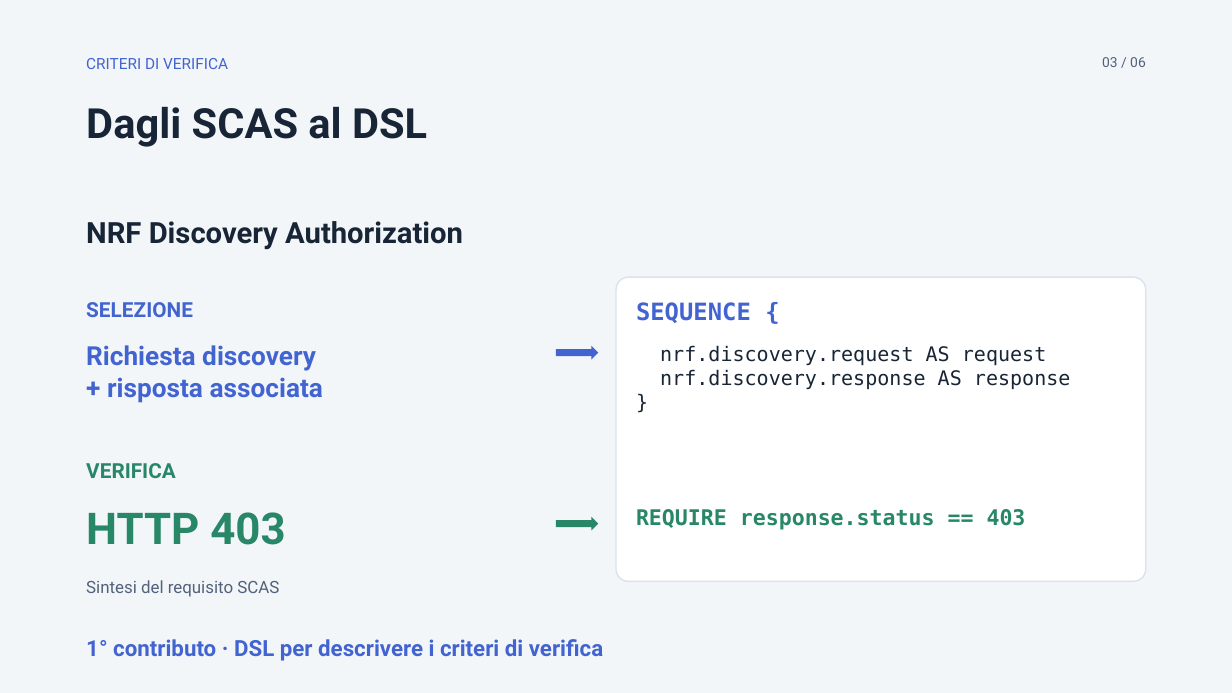
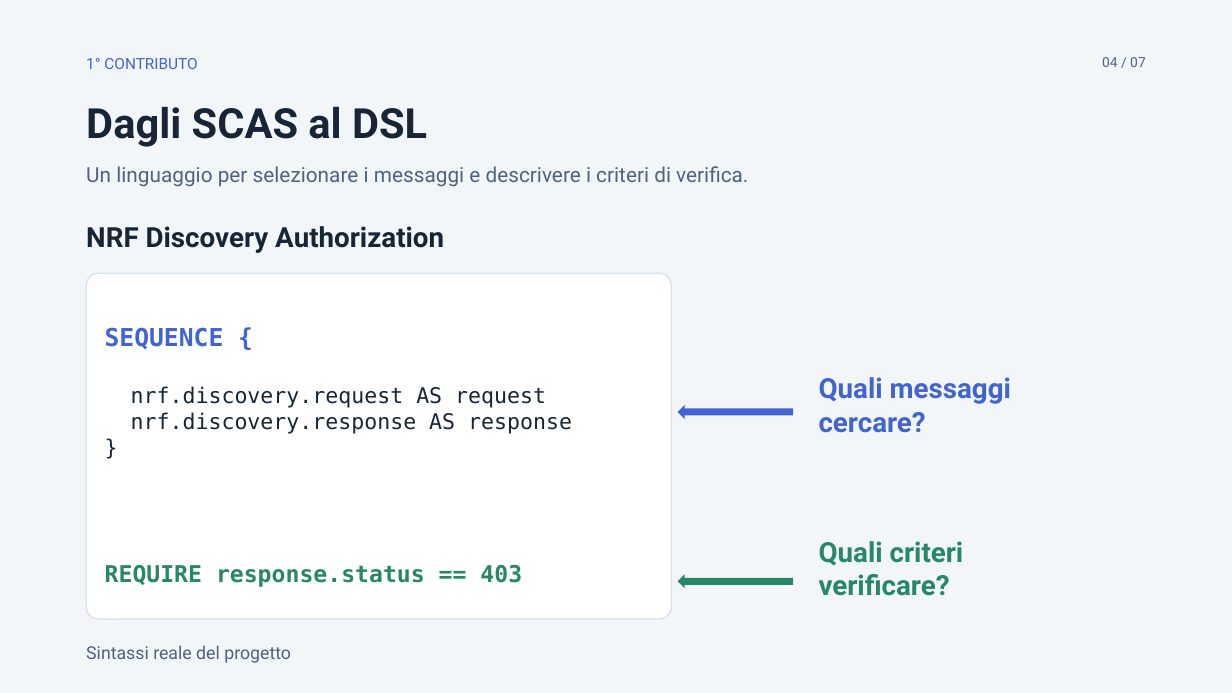
Before and after one commit to desila23/5g-security-assurance-thesis, a slide deck: slide 4 of 5g-thesis-presentation-5min/tesi-5min-statico.pptx (slide 3 before the commit). Drawn at 1232x693 pixels with LibreOffice and Linux fonts; fonts in the diff are those of the drawing. Boxes give left, top, right and bottom in pixels: in the first picture for what was removed or moved away, otherwise in the second. Text is boxed around its words. In the diff, an @@ line names an element or a change of style, - is before the commit and + after.

```diff
--- a/5g-thesis-presentation-5min/tesi-5min-statico.pptx
+++ b/5g-thesis-presentation-5min/tesi-5min-statico.pptx
@@ text at (86,58,197,69): text changed @@
-CRITERI DI VERIFICA
+1° CONTRIBUTO
@@ text at (1102,57,1146,67): text changed @@
-03 / 06
+04 / 07
@@ text added at (86,166,748,187), 20.2 pt, text #52627B @@
+Un linguaggio per selezionare i messaggi e descrivere i criteri di verifica.
@@ text "NRF Discovery Authorization" at (86,226,444,253): size 28.5 to 27 pt @@
@@ rounded rectangle: place and size @@
-rounded rectangle at (616,277,1146,581)
+rounded rectangle at (86,273,672,619)
@@ rounded rectangle at (86,273,672,619): proportions changed @@
@@ text removed at (86,302,193,317) @@
-SELEZIONE
@@ text "SEQUENCE {": place and size @@
-text "SEQUENCE {" at (636,302,751,323)
+text "SEQUENCE {" at (105,327,224,349)
@@ text "SEQUENCE {" at (105,327,224,349): size 23.2 to 24 pt @@
@@ text removed at (86,345,323,403) @@
-Richiesta discovery
-+ risposta associata
@@ right arrow removed at (556,346,598,360) @@
@@ text "nrf.discovery.request AS request": place and size @@
-text "nrf.discovery.request AS request" at (660,345,1071,389)
+text "nrf.discovery.request AS request" at (131,386,572,434)
@@ text "nrf.discovery.request AS request" at (131,386,572,434): size 19.5 to 21 pt @@
@@ text added at (819,377,1011,433), 27 pt, text #4264D0, bold @@
+Quali messaggi
+cercare?
@@ left arrow added at (678,405,793,419), fill #4264D0 @@
@@ text removed at (86,463,176,478) @@
-VERIFICA
@@ text removed at (86,512,285,545) @@
-HTTP 403
@@ right arrow removed at (556,517,598,531) @@
@@ text "REQUIRE response.status == 403": place and size @@
-text "REQUIRE response.status == 403" at (636,509,1026,530)
+text "REQUIRE response.status == 403" at (105,565,522,587)
@@ text "REQUIRE response.status == 403" at (105,565,522,587): size 21 to 22.5 pt @@
@@ text added at (819,541,964,596), 27 pt, text #278766, bold @@
+Quali criteri
+verificare?
@@ text removed at (86,580,279,597) @@
-Sintesi del requisito SCAS
@@ left arrow added at (678,574,793,588), fill #278766 @@
@@ text removed at (86,639,603,661) @@
-1° contributo · DSL per descrivere i criteri di verifica
@@ text added at (86,645,291,663), 17.2 pt, text #52627B @@
+Sintassi reale del progetto
```
Also in this commit, not shown: 4 other slides changed, 1 slide added, 8 other files.
